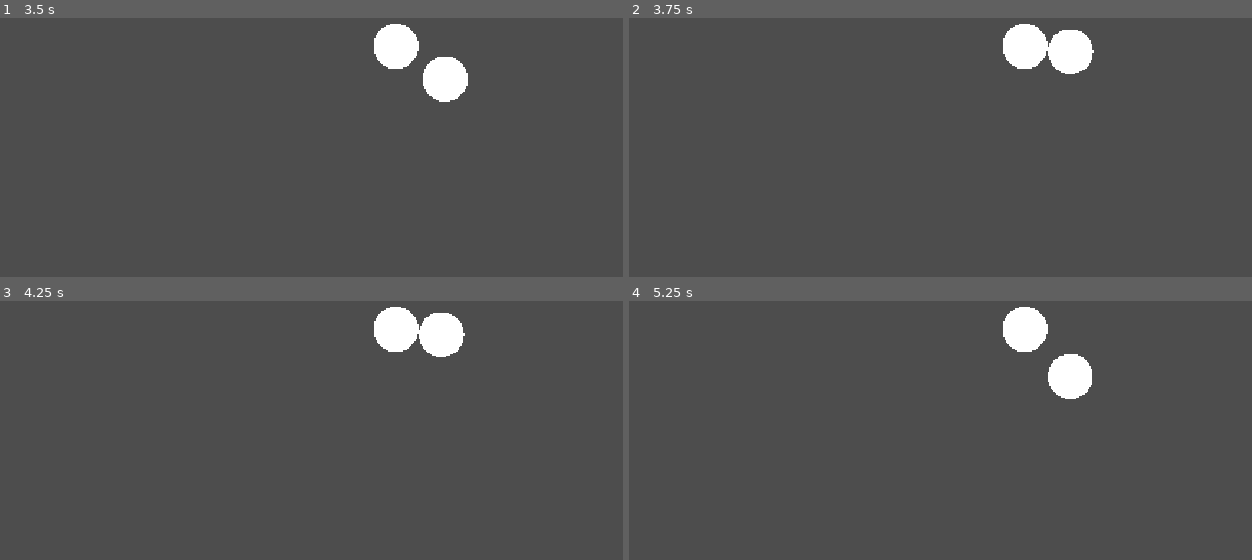
Above: before the commit, frames 1-4 (two rows, left to right).
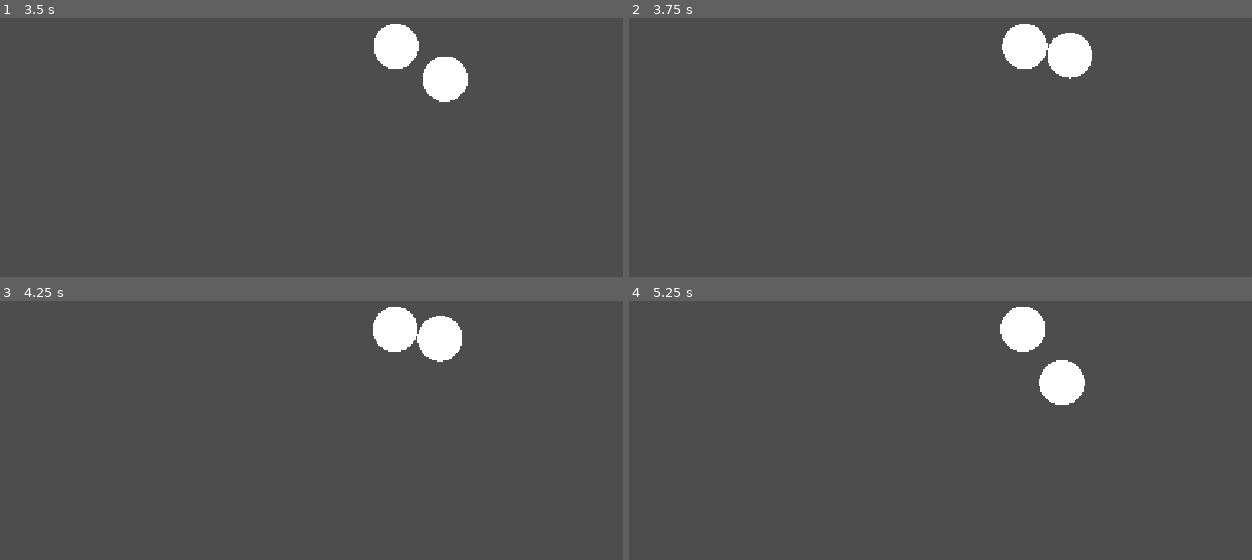
Above: after the commit, the same moments.

Repository: d5n6h2/WholesomeCookingGameCSE3020
Game: Godot game, scene res://scenes/game.tscn
The game is run twice, just before and just after one commit, with the same random seed, the same clock (stepped at 60 frames per second) and the same inputs.
Inputs:
- Up to frame 1 (3.5 s): tap Enter at 0.5 s; hold F (actor_one_right) 0.53-1.28 s; hold D (actor_one_down) 1.28-2.03 s; hold F (actor_one_right) 2.03-2.78 s; hold E (actor_one_up) from 2.78 s (still down)
- Up to frame 2 (3.75 s): release E (actor_one_up) at 3.53 s; hold S (actor_one_left) from 3.53 s (still down)
- Up to frame 3 (4.25 s): keep holding S (actor_one_left)
- Up to frame 4 (5.25 s): tap Space at 4.25 s; tap Enter at 5 s; release S (actor_one_left) at 5.03 s; hold D (actor_one_down) from 5.03 s (still down)

Frame 1 is identical in both runs. In frame 2, 0.2% of the frame differs, in the area x 59-75%, y 3-24%; in frame 3, 0.3%; in frame 4, 0.7%, in the area x 59-75%, y 2-41%.

Commit message:
file organization changes

Diff:
--- a/whole-cooking-game/project.godot
+++ b/whole-cooking-game/project.godot
@@ -77,6 +77,10 @@
 ]
 }
 
+[layer_names]
+
+2d_physics/layer_2="interactions"
+
 [physics]
 
 3d/physics_engine="Jolt Physics"
--- a/whole-cooking-game/MainMenu.tscn
+++ b/whole-cooking-game/scenes/main_menu.tscn
@@ -1,6 +1,6 @@
 [gd_scene format=3 uid="uid://bl7fp0how1vc0"]
 
-[ext_resource type="Script" uid="uid://w0eod51pi0ot" path="res://WholesomeCookingGameCSE3020-main/main_menu.gd" id="1_yesop"]
+[ext_resource type="Script" uid="uid://w0eod51pi0ot" path="res://scripts/main_menu.gd" id="1_yesop"]
 
 [sub_resource type="StyleBoxFlat" id="StyleBoxFlat_40ut7"]
 bg_color = Color(0.6, 0.7882353, 0.5686275, 1)
--- a/whole-cooking-game/scenes/player_movement_test_scene.tscn
+++ b/whole-cooking-game/scenes/player_movement_test_scene.tscn
@@ -13,6 +13,7 @@
 
 [node name="ActorOne" type="CharacterBody2D" parent="." unique_id=1436145247]
 position = Vector2(-280, -1)
+motion_mode = 1
 script = ExtResource("1_w0ew2")
 
 [node name="MeshInstance2D" type="MeshInstance2D" parent="ActorOne" unique_id=1350964229]
@@ -23,6 +24,7 @@
 
 [node name="ActorTwo" type="CharacterBody2D" parent="." unique_id=1150936064]
 position = Vector2(249, -8)
+motion_mode = 1
 script = ExtResource("1_w0ew2")
 
 [node name="MeshInstance2D" type="MeshInstance2D" parent="ActorTwo" unique_id=898966488]
Renamed: whole-cooking-game/main_menu.gd -> whole-cooking-game/scripts/main_menu.gd
Renamed: whole-cooking-game/main_menu.gd.uid -> whole-cooking-game/scripts/main_menu.gd.uid
